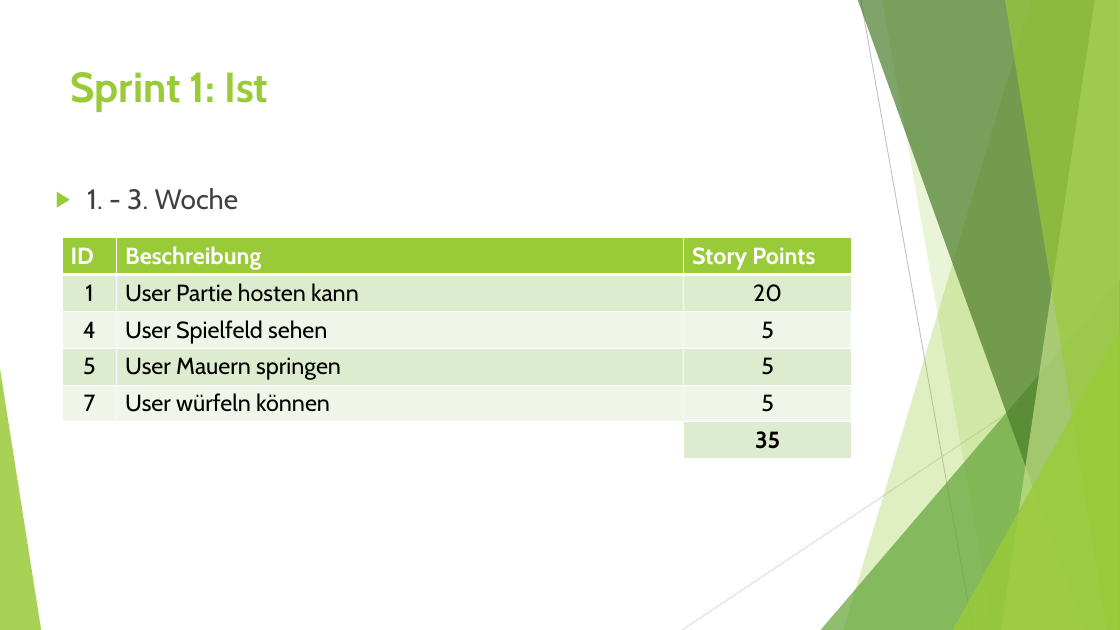
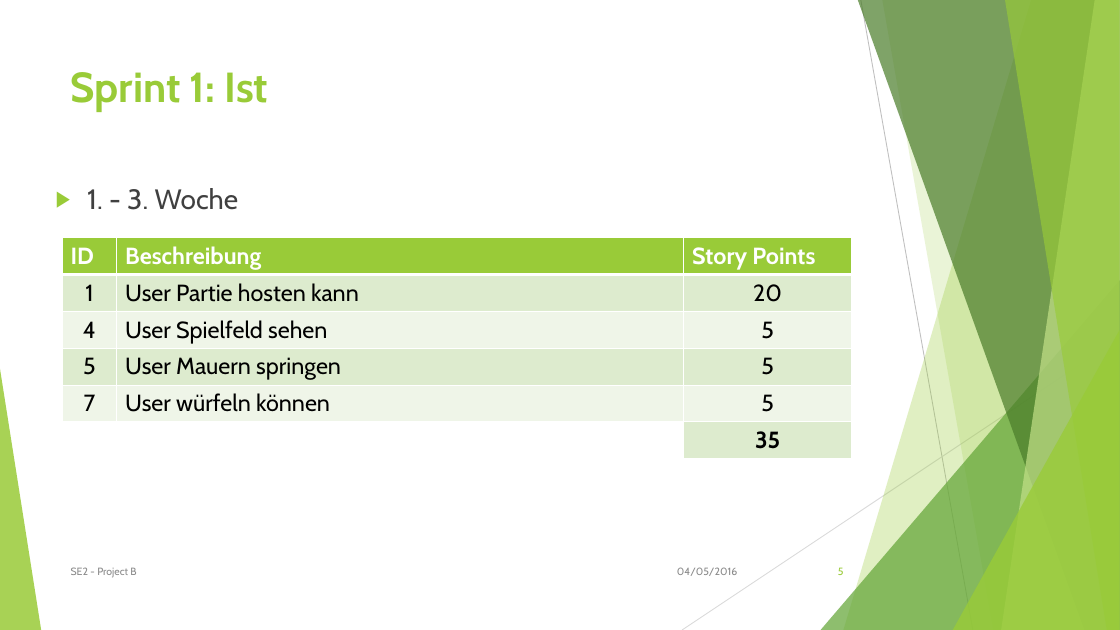
Before and after one commit to MrMudskip/SS16_SE2_Project_B, a slide deck: slide 5 of Präsentation_Project.pptx. Drawn at 1120x630 pixels with LibreOffice and Linux fonts; fonts in the diff are those of the drawing. Boxes give left, top, right and bottom in pixels: in the first picture for what was removed or moved away, otherwise in the second. Text is boxed around its words. In the diff, an @@ line names an element or a change of style, - is before the commit and + after.

```diff
--- a/Präsentation_Project.pptx
+++ b/Präsentation_Project.pptx
@@ text added at (71,567,136,578), 9 pt, text #8C8C8C @@
+SE2 - Project B
@@ text added at (677,567,737,576), 9 pt, text #8C8C8C @@
+04/05/2016
@@ page number added at (838,567,844,575), 9 pt, text #99CB38 @@
+5
```
Also in this commit, not shown: 7 other slides changed.
